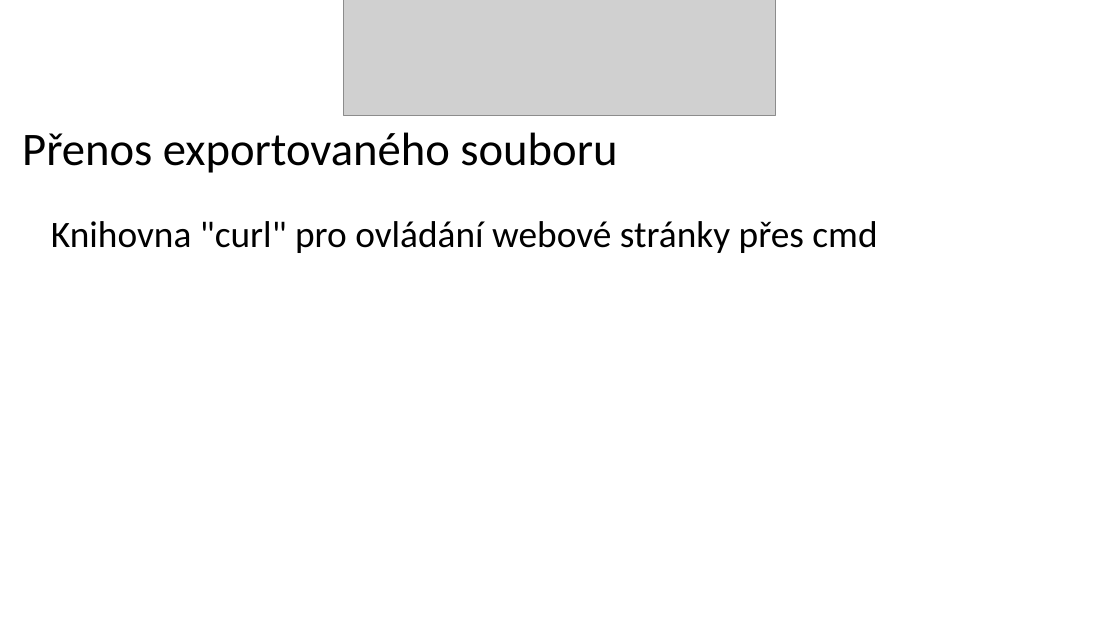
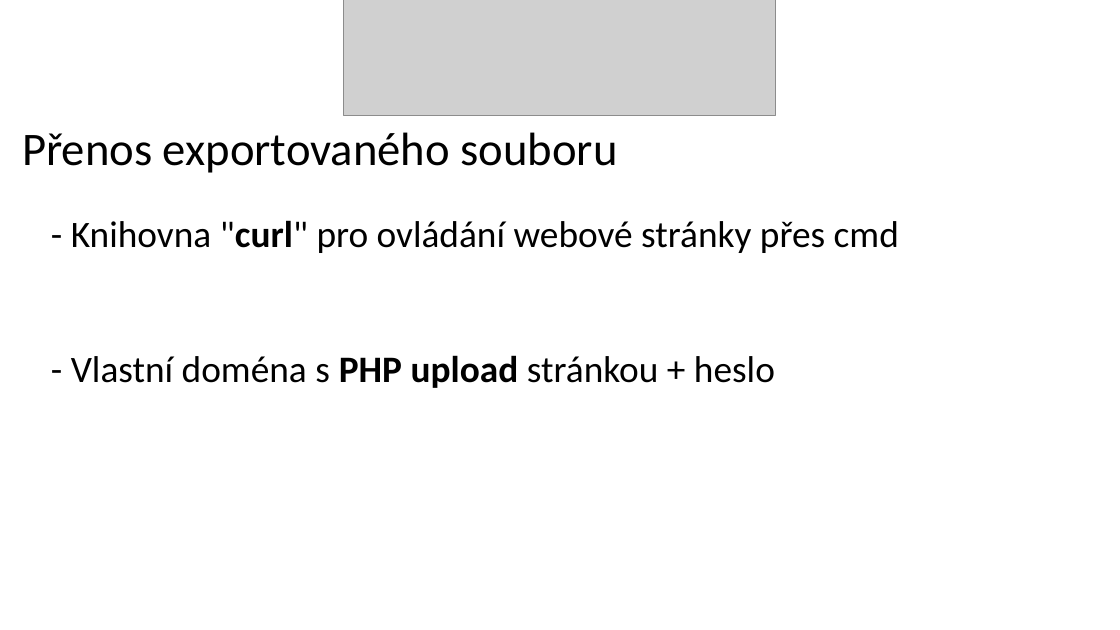
Before and after one commit to Lubos-source/CertificateStealer, a slide deck: slide 7 of doc/SnakeBite.pptx (slide 4 before the commit). Drawn at 1120x630 pixels with LibreOffice and Linux fonts; fonts in the diff are those of the drawing; grey boxes stand for pictures. Boxes give left, top, right and bottom in pixels: in the first picture for what was removed or moved away, otherwise in the second. Text is boxed around its words. In the diff, an @@ line names an element or a change of style, - is before the commit and + after.

```diff
--- a/doc/SnakeBite.pptx
+++ b/doc/SnakeBite.pptx
@@ text at bbox=[71, 220, 899, 388]: text changed @@
-Knihovna "curl" pro ovládání webové stránky přes cmd
+- Knihovna "curl" pro ovládání webové stránky přes cmd
+- Vlastní doména s PHP upload stránkou + heslo
```
Also in this commit, not shown: 2 other slides changed, 4 slides added, 1 slide removed.
